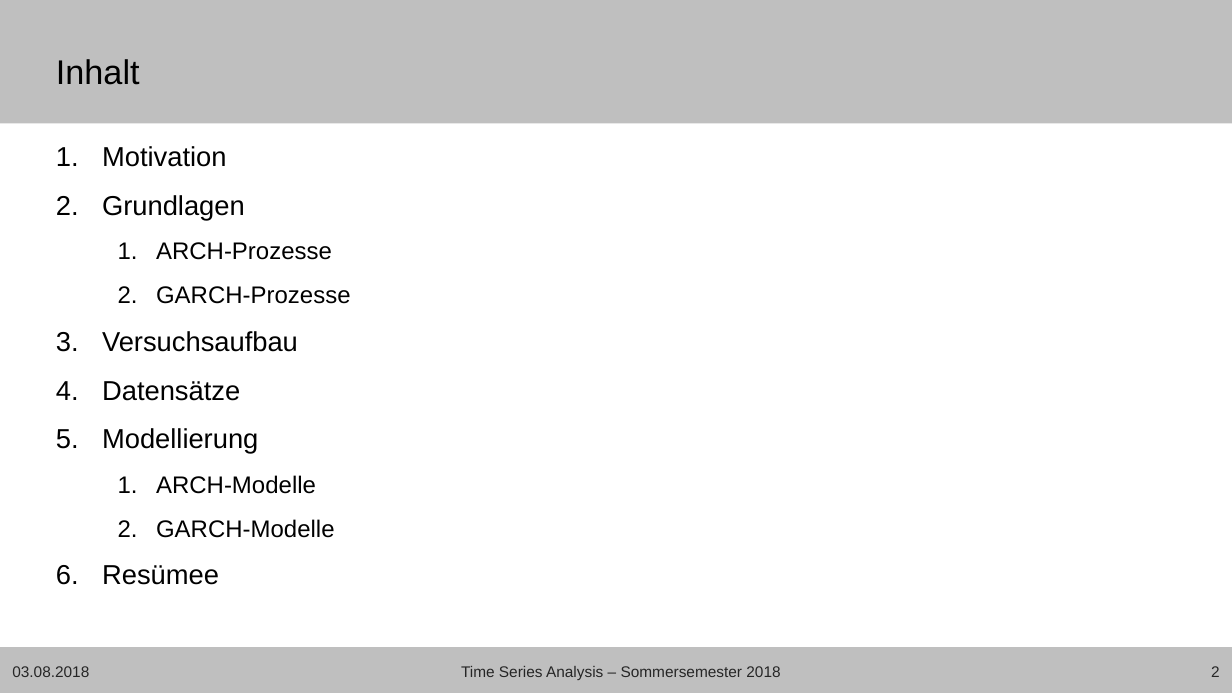
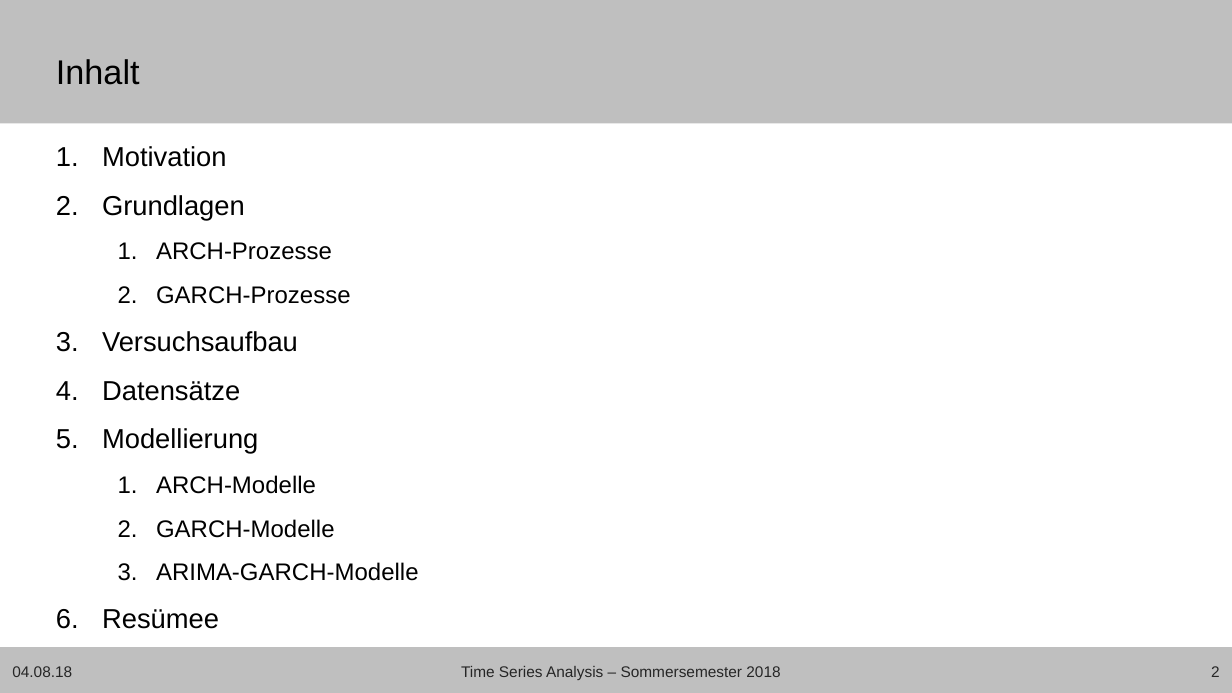
Before and after one commit to Janis90/time-series-anaysis, a slide deck: slide 2 of presentation/tsa_presentation_final.pptx. Drawn at 1232x693 pixels with LibreOffice and Linux fonts; fonts in the diff are those of the drawing; background and template pictures are left out. Boxes give left, top, right and bottom in pixels: in the first picture for what was removed or moved away, otherwise in the second. Text is boxed around its words. In the diff, an @@ line names an element or a change of style, - is before the commit and + after.

Commit message:
Add Garch Dax files and add Dax Garch Part to Presentation

```diff
--- a/presentation/tsa_presentation_final.pptx
+++ b/presentation/tsa_presentation_final.pptx
@@ text at box(156, 562, 419, 581): paragraph added @@
+  3. ARIMA-GARCH-Modelle
@@ text at box(12, 666, 72, 677): text changed @@
-03.08.2018
+04.08.18
```
Also in this commit, not shown: 14 other slides changed, 8 slides added, 16 other files.
